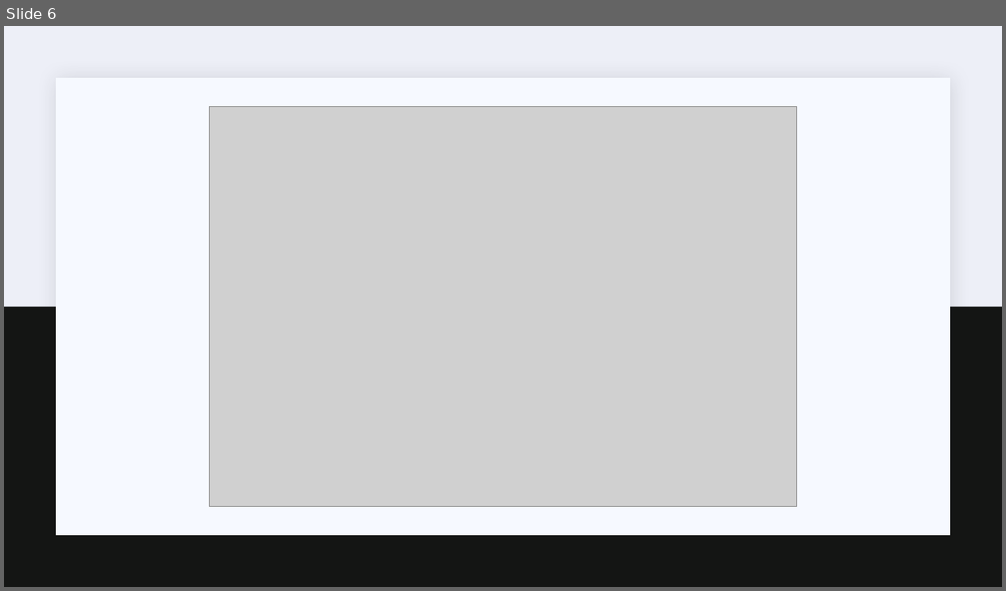
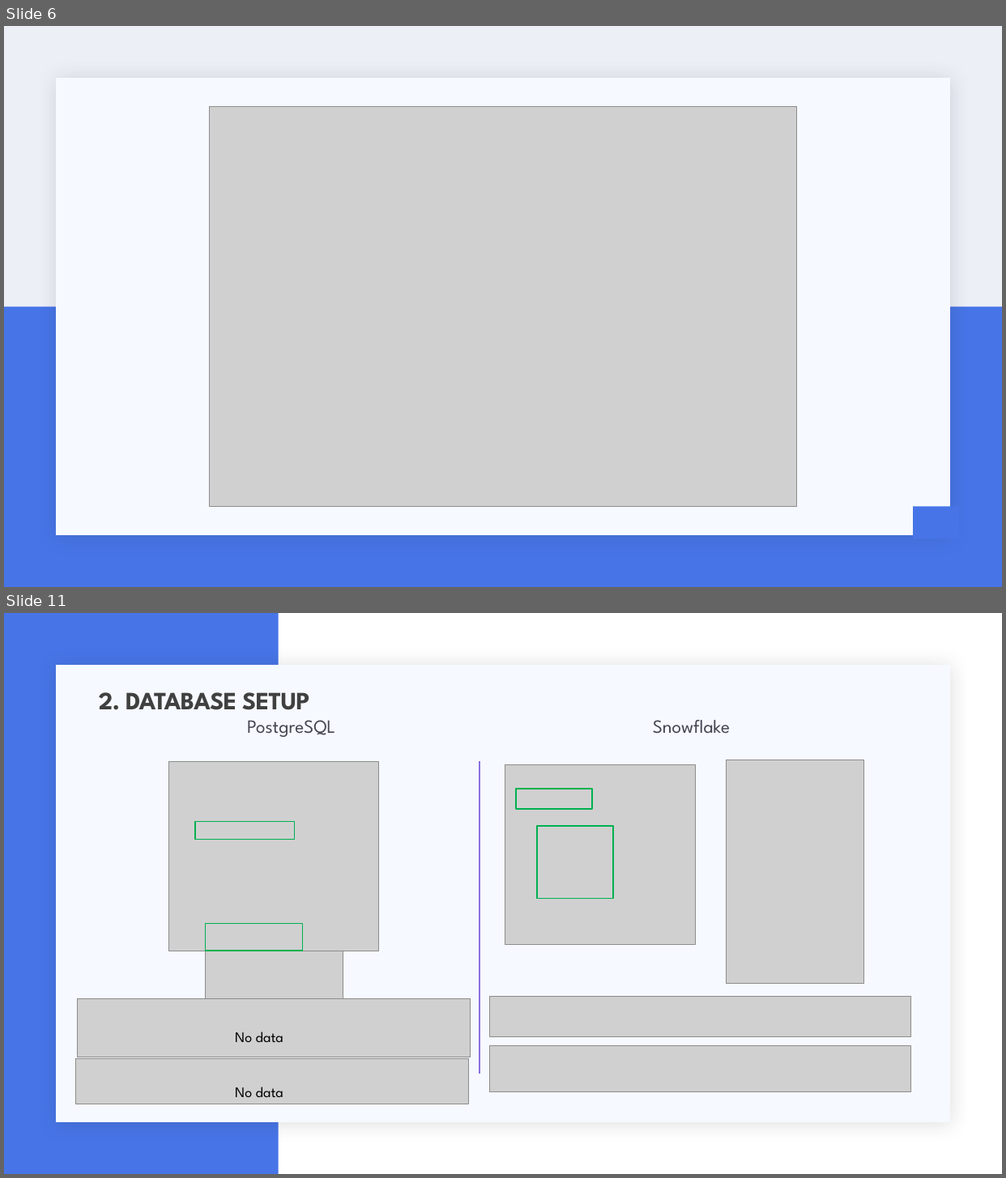
Before and after one commit to ranjith-ofcl/kafka_data_streaming, a slide deck: documents/about_project.pptx. Shown one above the other, each under a label of ours: slide 6 before the commit, slides 6 and 11 after it; the slides between them are not shown. The pictures are 1006x591 and 1006x1178 pixels, drawn with LibreOffice and Linux fonts; fonts in the diff are those of the drawing; grey boxes stand for pictures. Boxes give left, top, right and bottom in pixels: in the first picture for what was removed or moved away, otherwise in the second. Text is boxed around its words. In the diff, an @@ line names an element or a change of style, - is before the commit and + after.

```diff
--- a/documents/about_project.pptx
+++ b/documents/about_project.pptx
@@ slide 11 added at bbox=[4, 613, 1002, 1174], background #FFFFFF; not listed: 1 template element that a slide beside it also shows @@
@@ rectangle added at bbox=[4, 613, 278, 1174], fill #4775E7 @@
@@ text added at bbox=[99, 692, 309, 710], 24 pt, text #404040, bold @@
+2. DATABASE SETUP
@@ table added at bbox=[91, 717, 891, 1106], 2 rows, 2 columns @@
+PostgreSQL | Snowflake
+ | 
@@ picture added at bbox=[168, 761, 379, 951] @@
@@ line added from (479, 761) to (479, 1074), #8971E1 1 pt @@
@@ picture added at bbox=[505, 765, 695, 944] @@
@@ picture added at bbox=[727, 760, 864, 983] @@
@@ rectangle added at bbox=[516, 789, 592, 809], outline #00B050 1.25 pt @@
@@ rectangle added at bbox=[195, 822, 295, 840], outline #00B050 1.25 pt @@
@@ rectangle added at bbox=[537, 826, 613, 899], outline #00B050 1.25 pt @@
@@ rectangle added at bbox=[206, 924, 303, 952], outline #00B050 1.25 pt @@
@@ picture added at bbox=[206, 952, 343, 1003] @@
@@ picture added at bbox=[78, 999, 471, 1058] @@
@@ picture added at bbox=[490, 997, 911, 1037] @@
@@ text added at bbox=[235, 1032, 283, 1042], 14 pt, text #000000 @@
+No data
@@ picture added at bbox=[490, 1046, 911, 1093] @@
@@ picture added at bbox=[76, 1059, 469, 1105] @@
@@ text added at bbox=[235, 1087, 283, 1097], 14 pt, text #000000 @@
+No data
@@ slide 6 changed as well @@
@@ rectangle at bbox=[4, 307, 1002, 587]: fill #141514 to #4775E7 @@
@@ rectangle added at bbox=[914, 506, 959, 539], fill #4775E7 @@
```
Also in this commit, not shown: 6 other slides changed, 8 other slides added, 10 slides removed, 11 other files.
